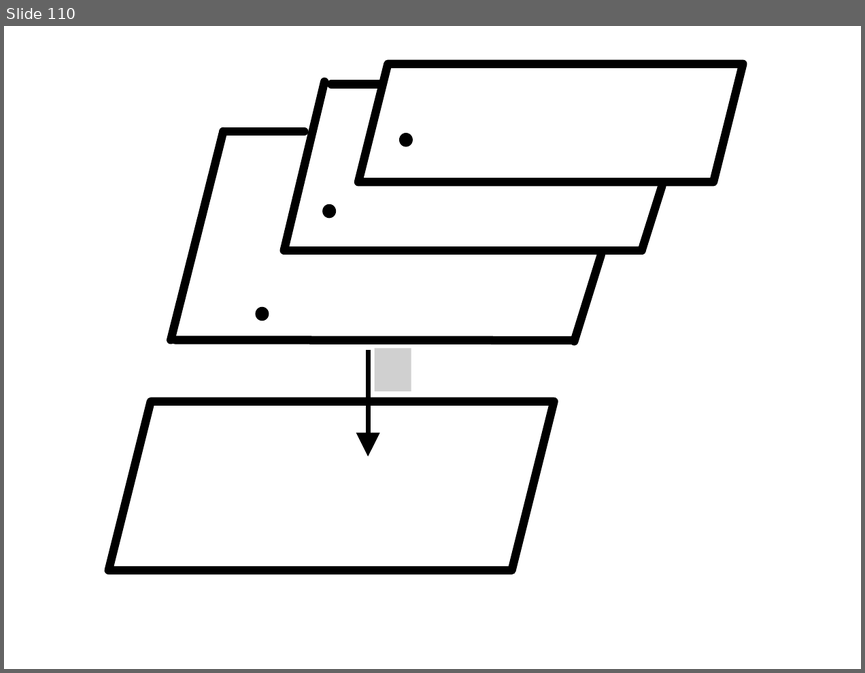
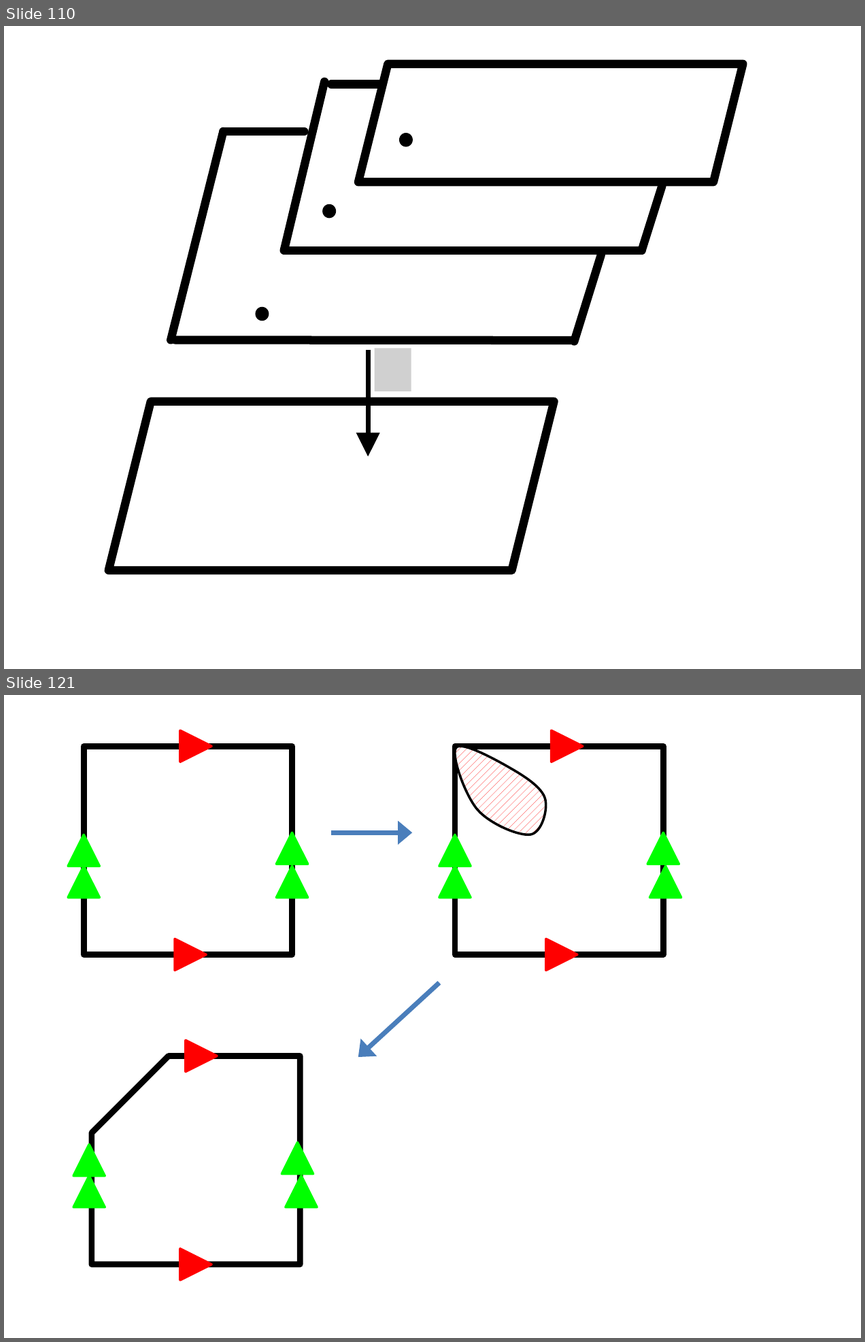
Before and after one commit to lutteropp/GeoTopo, a slide deck: images/Bilder.pptx. Shown one above the other, each under a label of ours: slide 110 before the commit, slides 110 and 121 after it; the slides between them are not shown. The pictures are 865x673 and 865x1342 pixels, drawn with LibreOffice and Linux fonts; fonts in the diff are those of the drawing; grey boxes stand for pictures. Boxes give left, top, right and bottom in pixels: in the first picture for what was removed or moved away, otherwise in the second. Text is boxed around its words. In the diff, an @@ line names an element or a change of style, - is before the commit and + after.

```diff
--- a/images/Bilder.pptx
+++ b/images/Bilder.pptx
@@ slide 121 added at [4,695,861,1338], background #FFFFFF @@
@@ triangle added at [181,730,212,762], fill #FF0000, outline #FF0000 2 pt @@
@@ rectangle added at [84,747,292,955], outline #000000 5 pt @@
@@ freeform shape added at [455,747,545,834], fill pattern #FF0000 on #FFFFFF, outline #000000 2 pt @@
@@ triangle added at [68,834,100,866], fill #00FF00, outline #00FF00 2 pt @@
@@ triangle added at [277,833,308,864], fill #00FF00, outline #00FF00 2 pt @@
@@ arrow added from (331, 833) to (412, 833), #4B7EBC 4 pt @@
@@ group added at [439,730,682,970]: 6 triangles, 1 rectangle @@
@@ triangle added at [68,866,100,898], fill #00FF00, outline #00FF00 2 pt @@
@@ triangle added at [277,866,308,898], fill #00FF00, outline #00FF00 2 pt @@
@@ triangle added at [175,938,206,970], fill #FF0000, outline #FF0000 2 pt @@
@@ arrow added from (439, 983) to (358, 1057), #4B7EBC 4 pt @@
@@ triangle added at [186,1040,218,1072], fill #FF0000, outline #FF0000 2 pt @@
@@ snip rect added at [92,1055,300,1264], outline #000000 5 pt @@
@@ triangle added at [281,1142,313,1174], fill #00FF00, outline #00FF00 2 pt @@
@@ triangle added at [73,1144,105,1176], fill #00FF00, outline #00FF00 2 pt @@
@@ triangle added at [73,1176,105,1207], fill #00FF00, outline #00FF00 2 pt @@
@@ triangle added at [286,1176,317,1207], fill #00FF00, outline #00FF00 2 pt @@
@@ triangle added at [181,1249,212,1280], fill #FF0000, outline #FF0000 2 pt @@
```
Also in this commit, not shown: 3 slides changed, 9 other slides added, 23 other files.
